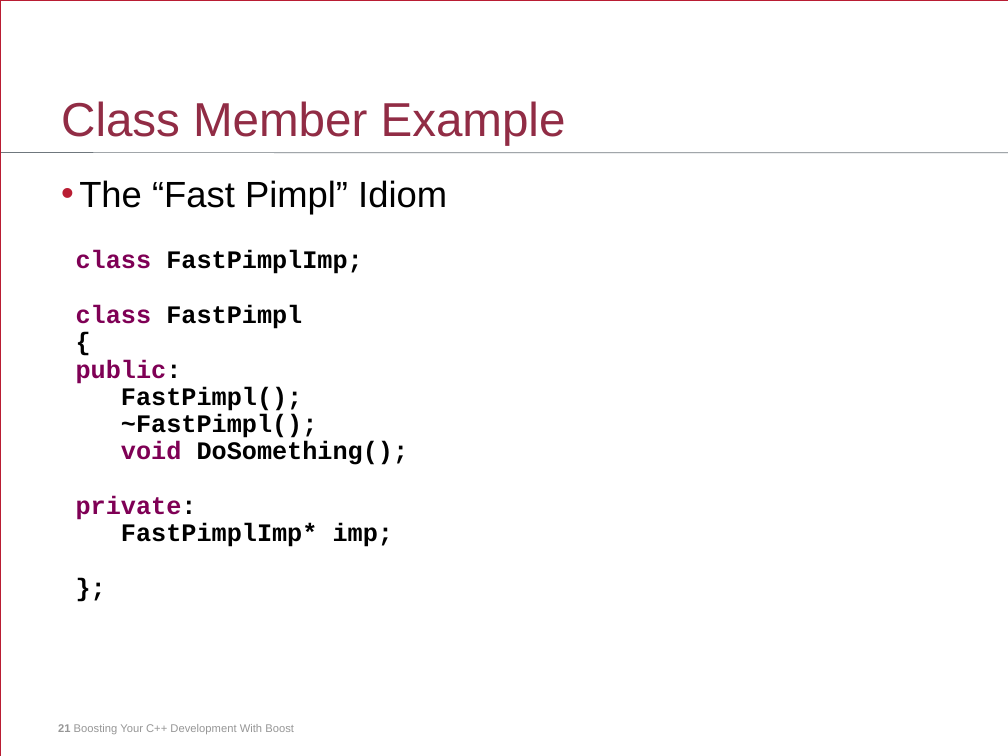
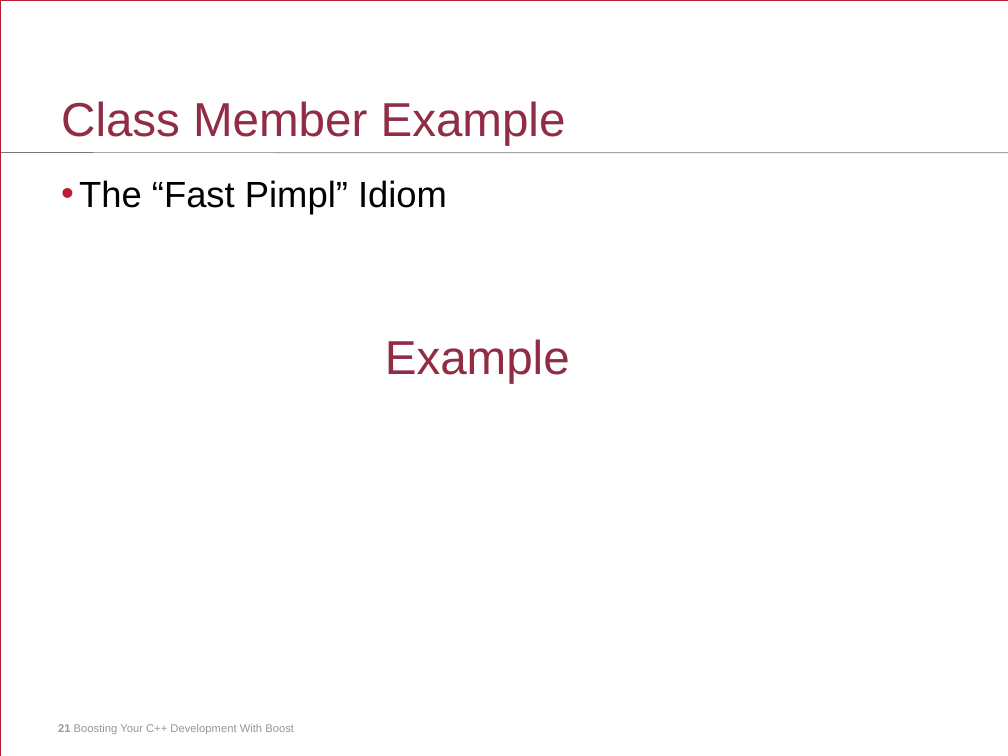
Before and after one commit to jurberg/boost-presentation, a slide deck: slide 21 of boost-presentation.ppt. Drawn at 1008x756 pixels with LibreOffice and Linux fonts; fonts in the diff are those of the drawing. Boxes give left, top, right and bottom in pixels: in the first picture for what was removed or moved away, otherwise in the second. Text is boxed around its words. In the diff, an @@ line names an element or a change of style, - is before the commit and + after.

```diff
--- a/boost-presentation.ppt
+++ b/boost-presentation.ppt
@@ text "The “Fast Pimpl” Idiom" at (x1=79, y1=180, x2=447, y2=215): line spacing 26.7pt to 26.6pt @@
@@ text removed at (x1=76, y1=250, x2=409, y2=547) @@
-class FastPimplImp;
-class FastPimpl
-{
-public:
-FastPimpl();
-~FastPimpl();
-void DoSomething();
-private:
-FastPimplImp* imp;
-};
@@ text added at (x1=385, y1=339, x2=570, y2=383), 34 pt, text #912C45 @@
+Example
```
Also in this commit, not shown: 54 other slides changed, 9 slides added, 31 slides removed, 1 other file.
